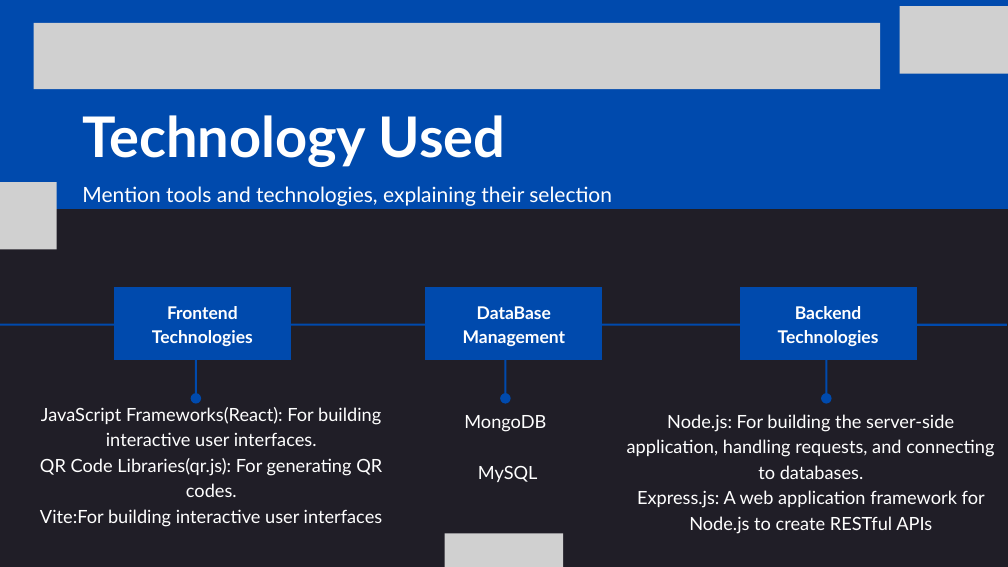
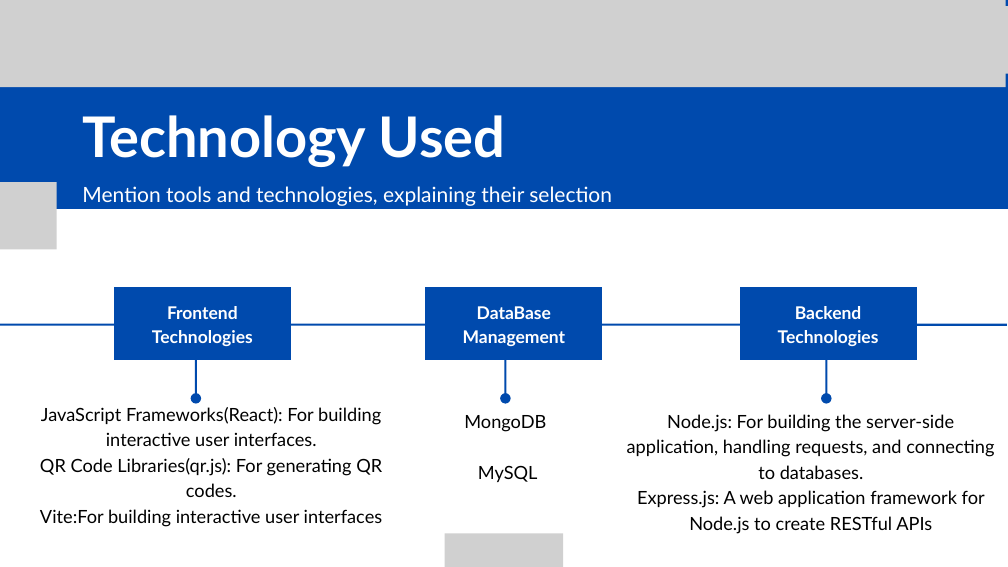
Before and after one commit to vansh1056/Major_project-Scan-pay-, a slide deck: slide 5 of document/Presentation - scan and pay.pptx. Drawn at 1008x567 pixels with LibreOffice and Linux fonts; fonts in the diff are those of the drawing; grey boxes stand for pictures. Boxes give left, top, right and bottom in pixels: in the first picture for what was removed or moved away, otherwise in the second. Text is boxed around its words. In the diff, an @@ line names an element or a change of style, - is before the commit and + after.

```diff
--- a/document/Presentation - scan and pay.pptx
+++ b/document/Presentation - scan and pay.pptx
@@ background #201E27 to #FFFFFF @@
@@ picture: place and size @@
-picture at (33,23,880,89)
+picture at (0,0,1005,87)
@@ text colour #FFFFFF to #000000 in 3 elements at (40,407,383,527), (464,415,546,482), (627,414,994,534) @@
```
Also in this commit, not shown: 12 other slides changed, 1 slide added.
